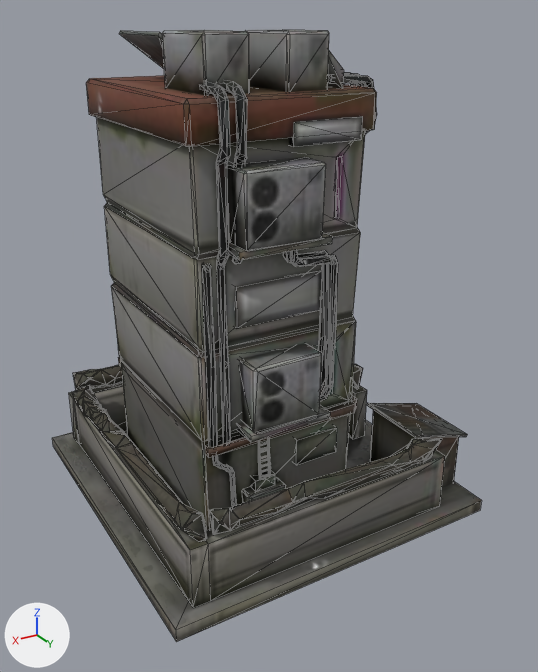
Before and after pictures for a commit that changed the glTF model game/models/env/server_compound.glb.
Before and after are seen from a camera (50 mm lens) standing at (15.8, 27.5, 21.2) and looking at (0.0, 1.2, 8.0). Lighting does not change. The marker at lower left points along +X, +Y and +Z. The picture after the commit comes second. Mesh edges are drawn as thin lines. Vertices at exactly the same position are counted once.

Objects in the first picture: 'Body'.
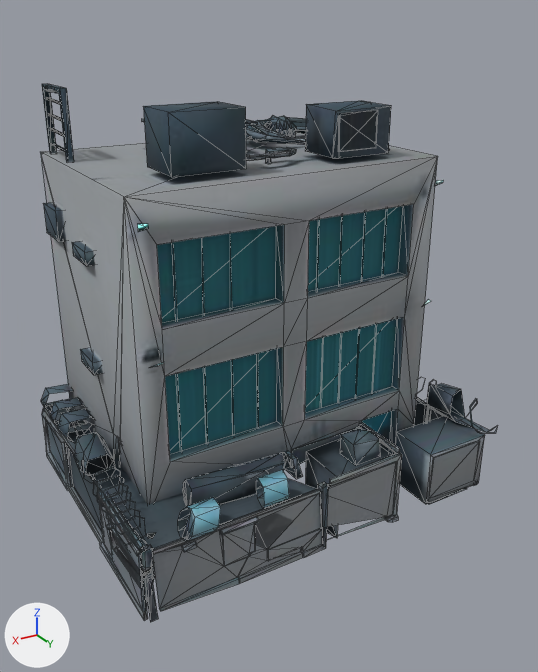
Pixel boxes (x1, y1, x2, y2) of what changed, in the pictures (538 x 672 px):
'Body', surface changed, reshaped (7% wider, 12% shorter): before (52, 30, 481, 642); after (40, 84, 497, 622)
'Glow', reshaped (not visible before): after (137, 180, 443, 368)
part 1 of me_mesh_0, added (blue): after (143, 101, 246, 177)
part 2 of me_mesh_0, rebuilt (62% wider, 18% taller): before (96, 117, 365, 530); after (40, 132, 477, 621)
part 3 of me_mesh_0, deleted: before (52, 30, 481, 642)
part 4 of me_mesh_0, reshaped: before (72, 75, 442, 541); after (41, 84, 497, 622)
part 5 of me_mesh_1, added: after (137, 224, 149, 232)

What changed in the scene script:
```text
Add img_tripo_image_2fcec3d7_f764_486a_b0b8_ed7485de0145_0_0:
    img_tripo_image_2fcec3d7_f764_486a_b0b8_ed7485de0145_0_0 = load_image('tripo_image_2fcec3d7-f764-486a-b0b8-ed7485de0145_0_0', '_unpacked/tripo_image_2fcec3d7-f764-486a-b0b8-ed7485de0145_0_0', 512, 512, 'sRGB')
Change mat_body:
    remove # nodes: BsdfPrincipled, NormalMap, OutputMaterial, SeparateColor, TexImage x4
    remove # uses the picture img_color_6bbaf41d_5f76_4e9c_8409_511cd98cc1e8
    remove # uses the picture img_normalgl_6bbaf41d_5f76_4e9c_8409_511cd98cc1e8
    remove # uses the picture img_orm_6bbaf41d_5f76_4e9c_8409_511cd98cc1e8
    nodes: BsdfPrincipled, OutputMaterial, TexImage x2
    uses the picture img_tripo_image_2fcec3d7_f764_486a_b0b8_ed7485de0145_0_0
Change me_mesh_0:
    used by ob_body; location = (0.0, 0.0, 0.0)
    remove me_mesh_0.from_pydata(...)  # 2087 vertices, 3932 faces; spans x -7.9..8.0, y -7.9..7.9, z 0.0..20.7
    add me_mesh_0.from_pydata(...)  # 1727 vertices, 2493 faces; spans x -9.1..9.2, y -7.4..6.9, z 0.0..18.5
    me_mesh_0 part 1: a new loose piece, a box spanning x 1.9..5.0, y 0.5..2.7, z 15.9..18.1, in mat_body
    me_mesh_0 part 2: the loose piece of 88 vertices spanning x -2.7..4.8, y -5.7..4.1, z 0.6..17.3 is rebuilt with 421 vertices and now spans x -8.8..8.7, y -7.4..6.6, z 0.1..15.7
    me_mesh_0 part 3: 82 loose pieces with 1536 vertices, spanning x -7.9..8.0, y -7.9..7.9, z 0.0..20.7, are deleted
    me_mesh_0 part 4: 462 vertices removed from x -5.1..7.4, y -6.0..7.5, z 2.5..18.7; 1289 vertices added at x -9.1..9.2, y -7.2..6.9, z 0.0..18.5
    other edits to the shape of me_mesh_0 do not show in these pictures
Change me_mesh_1:
    used by ob_glow; location = (0.0, 0.0, 0.0)
    verts and faces of me_mesh_1; kept vertices keep their numbers, new ones are numbered from 8
    remove me_mesh_1.from_pydata(...)  # 8 vertices, 4 faces; spans x -2.52..4.6, y -6.16..-5.59, z 0.57..5.32
    add me_mesh_1.from_pydata(...)  # 14 vertices, 6 faces; spans x -6.74..7.2, y 4.08..4.78, z 9.13..14.92
    me_mesh_1 part 5
    add verts[17] = (6.62, 4.32, 14.57)  # pixel (148, 228)
    add verts[18] = (6.78, 4.71, 14.84)  # pixel (148, 223)
    add verts[19] = (7.2, 4.78, 14.92)  # pixel (137, 223)
    add verts[20] = (6.95, 4.15, 14.45)  # pixel (137, 232)
    add faces += [(17, 18, 19), (17, 19, 20)]
    other edits to the shape of me_mesh_1 do not show in these pictures
```
